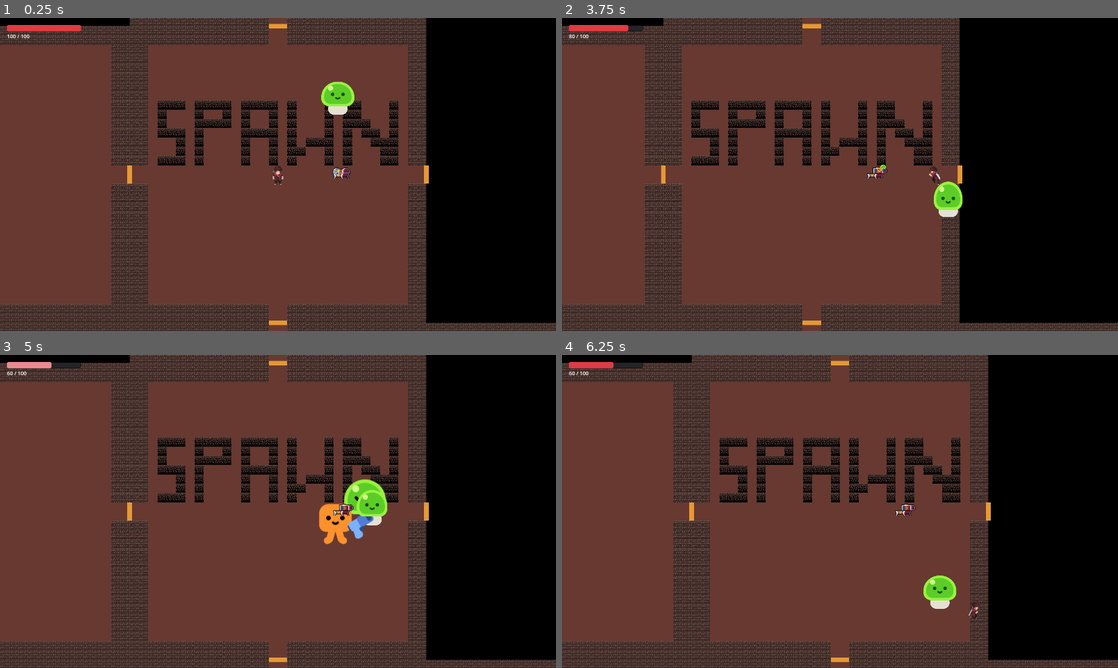
Above: before the commit, frames 1-4 (two rows, left to right).
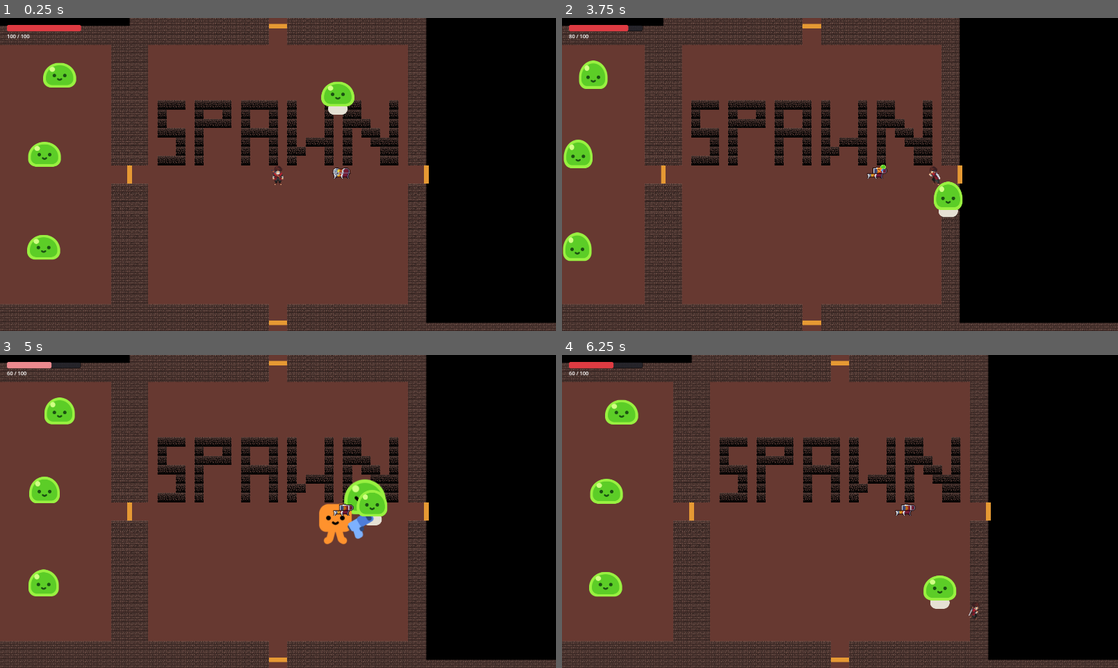
Above: after the commit, the same moments.

Repository: NoahGagnier/game
Game: Godot game, scene res://game.tscn
The game is run twice, just before and just after one commit, with the same random seed, the same clock (stepped at 60 frames per second) and the same inputs.
Inputs (mouse positions are in pixels of both pictures, inside the frame that each line leads up to):
- Up to frame 1 (0.25 s): no input
- Up to frame 2 (3.75 s): move the mouse to (962, 158) at 0.52 s; press the mouse at (962, 158) at 0.53 s; hold D (move_right) 0.53-1.28 s; tap E (interact) at 1.25 s; move the mouse to (728, 190) at 1.27 s; release the mouse at (728, 190) at 1.28 s; hold S (move_down) 1.28-2.03 s; click (728, 190) at 1.35 s; move the mouse to (895, 105) at 2.02 s; hold D (move_right) 2.03-2.78 s; hold E (interact) 2.03-2.78 s; click (895, 105) at 2.3 s; move the mouse to (812, 237) at 2.77 s; hold W (move_up) 2.78-3.53 s; click (812, 237) at 2.85 s; move the mouse to (1006, 221) at 3.52 s; press the mouse at (1006, 221) at 3.53 s; hold A (move_left) from 3.53 s (still down)
- Up to frame 3 (5 s): keep holding A (move_left); move the mouse to (111, 464) at 4.27 s; release the mouse at (111, 464) at 4.28 s; tap E (interact) at 4.35 s; click (111, 464) at 4.55 s
- Up to frame 4 (6.25 s): move the mouse to (867, 511) at 5.02 s; release A (move_left) at 5.03 s; press the mouse at (867, 511) at 5.03 s; hold S (move_down) 5.03-5.78 s; move the mouse to (756, 433) at 5.77 s; release the mouse at (756, 433) at 5.78 s; hold D (move_right) from 5.78 s (still down); click (756, 433) at 5.85 s

The runs differ from the first frame. In frame 1, 1.2% of the frame differs, in the area x 4-14%, y 14-78%; in frame 2, 1.2%; in frame 3, 1.2%; in frame 4, 1.2%.

Commit message:
slime spawning in rooms and only tracking player in room

Diff:
--- a/mob_1.gd
+++ b/mob_1.gd
@@ -1,30 +1,37 @@
 extends CharacterBody2D
+
+const MOVE_SPEED = 300.0
+const KNOCKBACK_DECAY = 1800.0
+
+## Used only when the mob isn't a child of a Room. Keeps free-placed test mobs
+## reasonable. <= 0 means "always aggro".
+@export var aggro_radius: float = 0.0
 
 var health = 100
 var knockback_velocity = Vector2.ZERO
-const MOVE_SPEED = 300.0
-const KNOCKBACK_DECAY = 1800.0
-
-#var player
-
-#func _ready():
-	#player = get_node("/root/Game/Player")
-
-@onready var player = get_node("/root/Game/Player")
-	# ^ shorthand of above, AKA wait til everything done then do this.
+var player: Node2D
+var _room: Room
 
 func _ready():
 	%Slime.play_walk()
+	_refresh_player()
+	_room = _find_owning_room()
 
 func _physics_process(delta):
-	var direction  = global_position.direction_to(player.global_position)
-	var chase_velocity = direction * MOVE_SPEED
+	if not is_instance_valid(player):
+		_refresh_player()
+
+	var chase_velocity := Vector2.ZERO
+	if is_instance_valid(player) and _player_in_aggro():
+		var direction := global_position.direction_to(player.global_position)
+		chase_velocity = direction * MOVE_SPEED
+
 	velocity = chase_velocity + knockback_velocity
 	knockback_velocity = knockback_velocity.move_toward(Vector2.ZERO, KNOCKBACK_DECAY * delta)
 	move_and_slide()
 
 func take_damage(hit_direction: Vector2 = Vector2.ZERO, force: float = 500.0):
-	health = health-30
+	health = health - 30
 	%Slime.play_hurt()
 	if hit_direction != Vector2.ZERO:
 		knockback_velocity += hit_direction.normalized() * force
@@ -34,6 +41,27 @@
 
 		const SMOKE_SCENE = preload("res://smoke_explosion/smoke_explosion.tscn")
 		var smoke = SMOKE_SCENE.instantiate()
-		get_parent().add_child(smoke) #just adding child would make it delete whenmob is killed, but this
-		#makes a sibling rather than child and spawns the smoke right on death
+		get_parent().add_child(smoke)
 		smoke.global_position = global_position
+
+func _refresh_player() -> void:
+	player = get_tree().get_first_node_in_group("player") as Node2D
+
+# Prefer room-based aggro: only chase when the player is inside our room's
+# bounds. If we're not inside a Room (e.g. the dungeon test scene), fall back
+# to a simple distance check.
+func _player_in_aggro() -> bool:
+	if _room != null:
+		var room_rect := Rect2(_room.global_position, Vector2(Room.ROOM_SIZE, Room.ROOM_SIZE))
+		return room_rect.has_point(player.global_position)
+	if aggro_radius > 0.0:
+		return global_position.distance_to(player.global_position) <= aggro_radius
+	return true
+
+func _find_owning_room() -> Room:
+	var node: Node = get_parent()
+	while node != null:
+		if node is Room:
+			return node
+		node = node.get_parent()
+	return null
--- /dev/null
+++ b/mob_spawn.gd
@@ -0,0 +1,5 @@
+class_name MobSpawn
+extends Resource
+
+@export var scene: PackedScene
+@export var weight: float = 1.0
--- a/player.gd
+++ b/player.gd
@@ -29,6 +29,7 @@
 @onready var _hitbox: Area2D = $HitBox
 
 func _ready() -> void:
+	add_to_group("player")
 	_set_health(max_health)
 	_hitbox.monitoring = false
 	_play_current_animation()
--- a/rooms/room.gd
+++ b/rooms/room.gd
@@ -5,15 +5,29 @@
 
 const ROOM_SIZE: int = 1024
 const CHEST_SCENE: PackedScene = preload("res://chest.tscn")
+const DEFAULT_MOB_SCENE: PackedScene = preload("res://mob1.tscn")
 
 @export var available_doors: Array[String] = ["N", "S", "E", "W"]
 @export var room_type: RoomType = RoomType.NORMAL
 
+@export_group("Enemies")
+## If empty, the room falls back to DEFAULT_MOB_SCENE (slime) so every normal
+## room is populated even before the pool is configured per-scene.
+@export var mob_pool: Array[MobSpawn] = []
+@export var enemies_min: int = 2
+@export var enemies_max: int = 4
+## Distance from each wall reserved as a no-spawn margin when scattering.
+@export var spawn_margin: float = 160.0
+@export var spawn_enemies_on_ready: bool = true
+
 var _chest: Chest
+var _spawned_mobs: Array[Node2D] = []
 
 func _ready() -> void:
 	if room_type == RoomType.TREASURE:
 		_spawn_treasure_chest()
+	if spawn_enemies_on_ready and _should_spawn_enemies():
+		_spawn_enemies()
 
 # Places a chest at the room's center, unless the scene has a "ChestSpawn"
 # Marker2D child to override the position.
@@ -27,6 +41,68 @@
 	chest.position = marker.position if marker != null else Vector2(ROOM_SIZE / 2.0, ROOM_SIZE / 2.0)
 	add_child(chest)
 	_chest = chest
+
+# Only normal rooms spawn mobs for now. Boss rooms get a dedicated boss later,
+# treasure/start rooms stay safe.
+func _should_spawn_enemies() -> bool:
+	return room_type == RoomType.NORMAL
+
+# Gathers spawn positions (markers first, scattered fallback otherwise) and
+# instantiates one mob from the weighted pool at each.
+func _spawn_enemies() -> void:
+	var spawn_positions := _gather_spawn_positions()
+	for pos in spawn_positions:
+		var mob_scene := _pick_mob_scene()
+		if mob_scene == null:
+			continue
+		var mob := mob_scene.instantiate() as Node2D
+		if mob == null:
+			continue
+		add_child(mob)
+		mob.position = pos
+		_spawned_mobs.append(mob)
+
+# If the room has a "MobSpawns" child container, one mob spawns at each of its
+# Node2D children. Otherwise, enemies_min..enemies_max positions are scattered
+# inside the inner walkable area.
+func _gather_spawn_positions() -> Array[Vector2]:
+	var positions: Array[Vector2] = []
+	var markers_root := get_node_or_null("MobSpawns")
+	if markers_root != null:
+		for child in markers_root.get_children():
+			if child is Node2D:
+				positions.append((child as Node2D).position)
+		return positions
+
+	var count := randi_range(enemies_min, enemies_max)
+	for i in count:
+		var x := randf_range(spawn_margin, ROOM_SIZE - spawn_margin)
+		var y := randf_range(spawn_margin, ROOM_SIZE - spawn_margin)
+		positions.append(Vector2(x, y))
+	return positions
+
+# Rolls mob_pool by weight. When the pool is empty, falls back to the default
+# mob so rooms are never empty while new enemy types are being authored.
+func _pick_mob_scene() -> PackedScene:
+	if mob_pool.is_empty():
+		return DEFAULT_MOB_SCENE
+
+	var total := 0.0
+	for e in mob_pool:
+		if e != null and e.scene != null and e.weight > 0.0:
+			total += e.weight
+	if total <= 0.0:
+		return null
+
+	var roll := randf() * total
+	var acc := 0.0
+	for e in mob_pool:
+		if e == null or e.scene == null or e.weight <= 0.0:
+			continue
+		acc += e.weight
+		if roll <= acc:
+			return e.scene
+	return null
 
 func get_door_local_position(direction: String) -> Vector2:
 	match direction:
Not shown, added: mob_spawn.gd.uid
